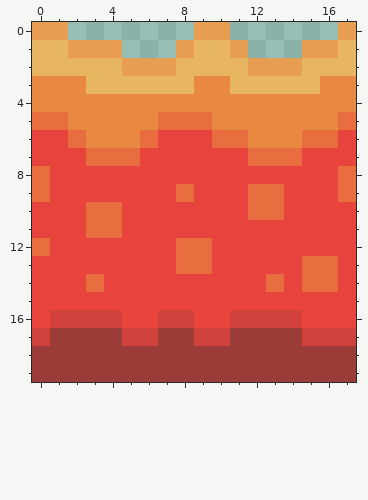
Two states of a pixel-art sprite, alesk-the-unicorn/core/assets/lavaBlock.png. That is the earlier state.
The file is 54x60 pixels, drawn in blocks of 3x3; one block is one cell here.
The result:
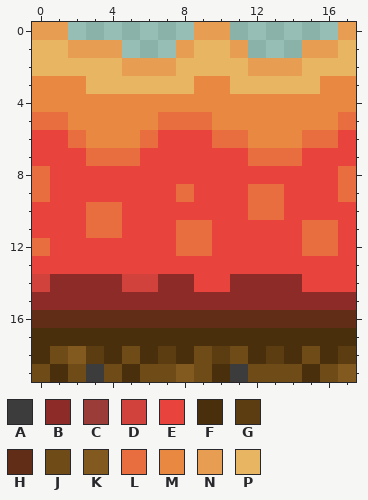
Palette (. is transparent): A #3c3c3c  B #8c2b28  C #9b3c39  D #d1423c  E #e8443d  F #492f0b  G #5c3d11  H #622d16  J #6f4b18  K #82591e  L #e86d3f  M #e88841  N #e89e52  P #e8b563
The author wrote: take harm when colliding with lava and spikes
The edit:
Colour C becomes colour A in row 19 at x 3 and 11.
Colour E becomes colour B in row 14 at x 1 to 2, 4, 7 to 8, 11 to 12 and 14; in row 15 at x 0 to 17.
Colour L becomes colour B in row 14 at x 3 and 13.
Colour E becomes colour D in row 14 at x 0 and 5 to 6.
Colour L becomes colour E in row 13 at x 8 to 9 and 15 to 16; in row 14 at x 15 to 16.
Colour C becomes colour F in row 17 at x 1 to 4, 7 to 8 and 11 to 14; in row 18 at x 0, 4, 6, 8, 12, 14 and 16; in row 19 at x 1, 5, 10 and 15.
Colour D becomes colour F in row 17 at x 0, 5 to 6, 9 to 10 and 15 to 17.
Colour C becomes colour G in row 18 at x 3, 7, 10, 13 and 17.
Colour D becomes colour H in row 16 at x 1 to 4, 7 to 8 and 11 to 14.
Colour E becomes colour H in row 16 at x 0, 5 to 6, 9 to 10 and 15 to 17.
Colour C becomes colour J in row 18 at x 1, 5, 9, 11 and 15; in row 19 at x 0, 2, 4, 6 to 7, 9, 12 to 14 and 16.
Colour C becomes colour K in row 18 at x 2; in row 19 at x 8 and 17.
Colour E becomes colour L in row 11 at x 8 to 9 and 15 to 16; in row 12 at x 15 to 16.
Changed places in both pictures, as pixel boxes (x1, y1, x2, y2):
changed: (32, 220, 356, 382)
